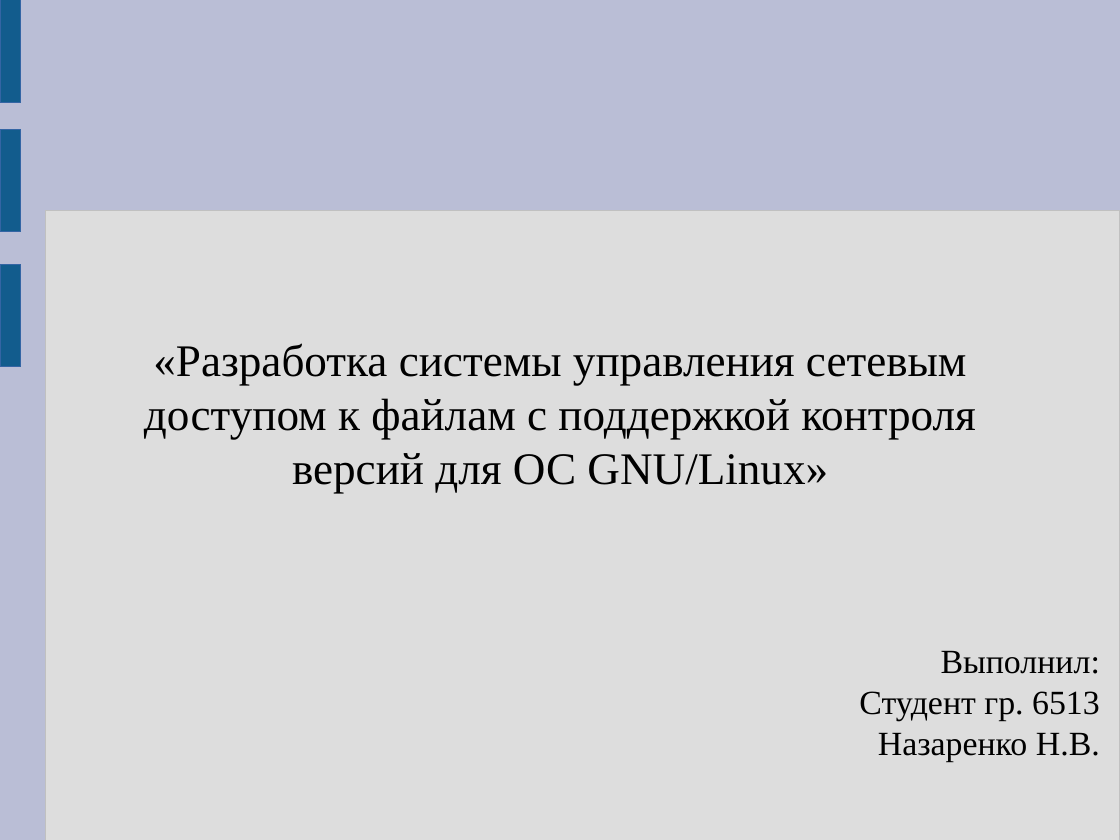
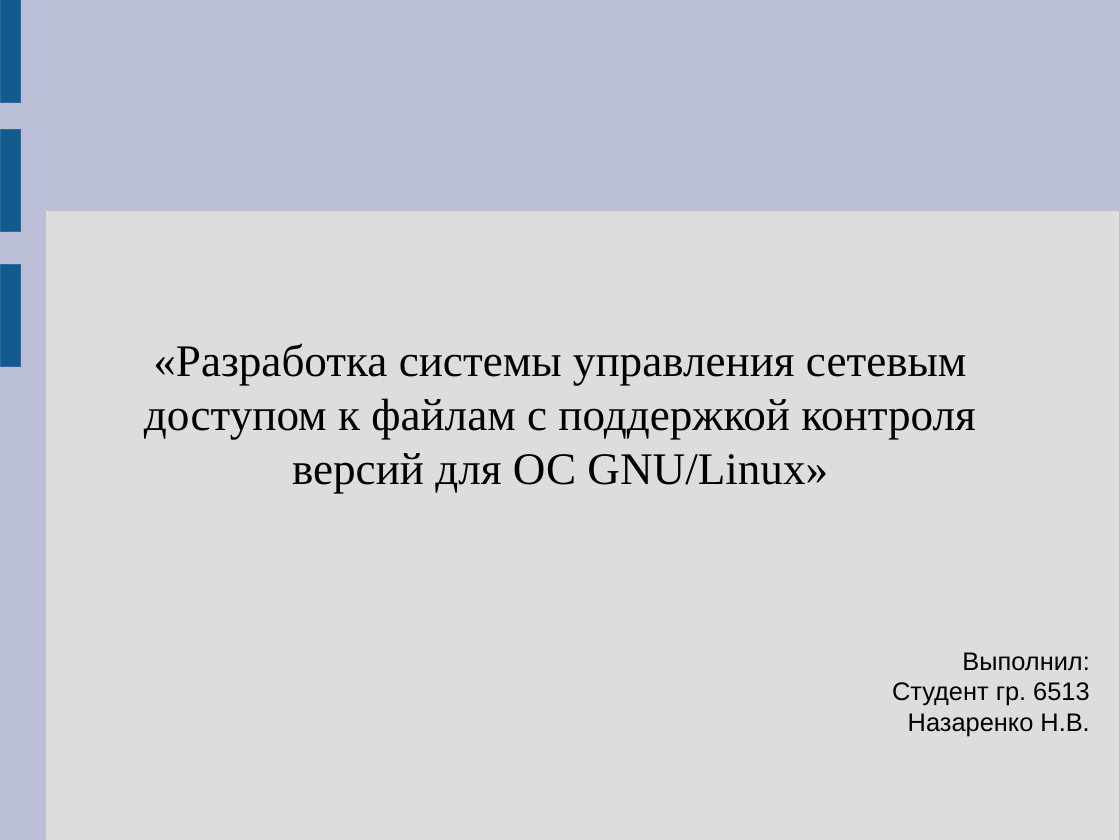
Before and after one commit to savant2212/dav_diploma, a slide deck: slide 1 of doc/dpl/presentation.odp. Drawn at 1120x840 pixels with LibreOffice and Linux fonts; fonts in the diff are those of the drawing. Boxes give left, top, right and bottom in pixels: in the first picture for what was removed or moved away, otherwise in the second. Text is boxed around its words. In the diff, an @@ line names an element or a change of style, - is before the commit and + after.

```diff
--- a/doc/dpl/presentation.odp
+++ b/doc/dpl/presentation.odp
@@ text "Выполнил:" at [892, 652, 1089, 736]: size 24 to 18 pt, font Times New Roman to Arial @@
```
Also in this commit, not shown: 1 other slide changed, 5 slides added, 5 slides removed, 6 other files.
